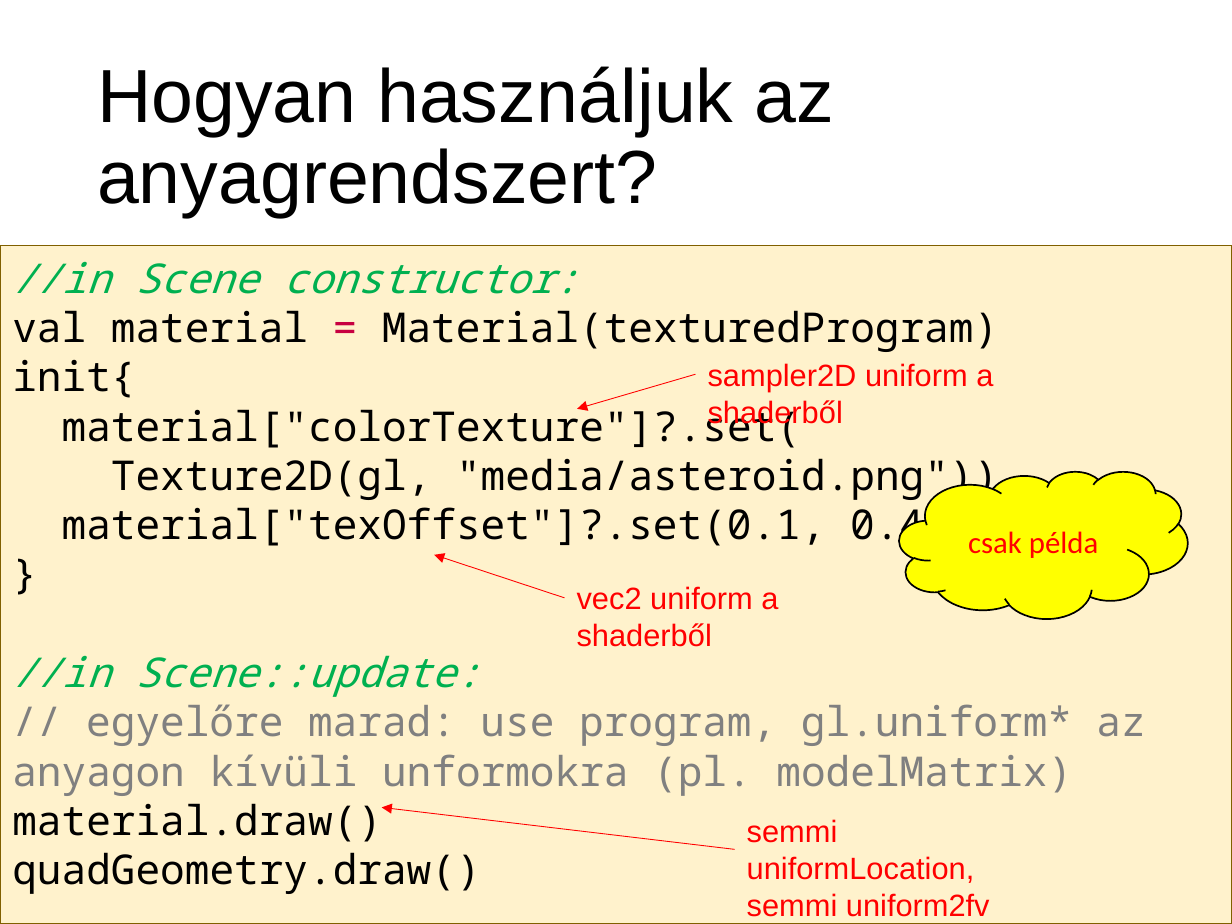
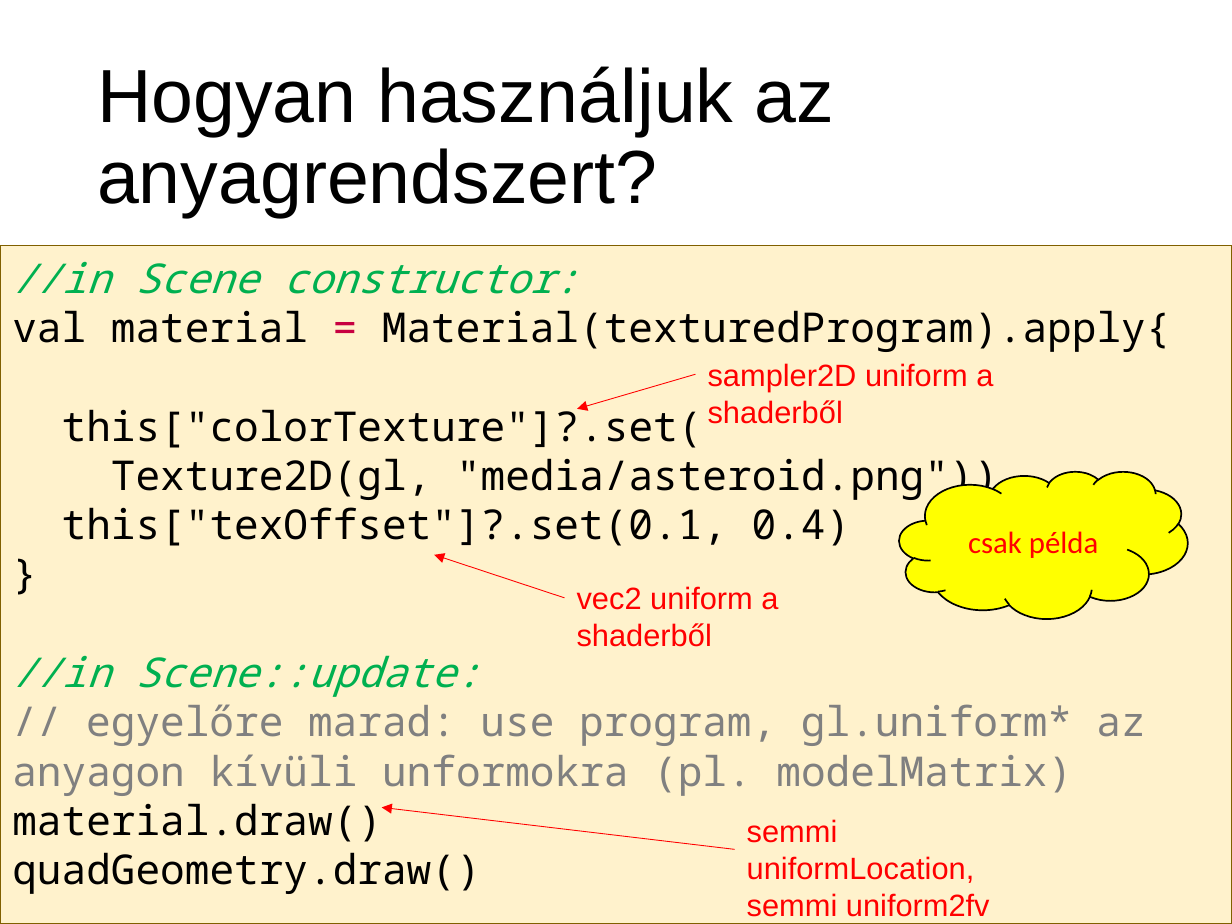
Before and after one commit to szecsi/kogfactory, a slide deck: slide 7 of projects/kog.3gr.020-gom/lab.pptx. Drawn at 1232x924 pixels with LibreOffice and Linux fonts; fonts in the diff are those of the drawing. Boxes give left, top, right and bottom in pixels: in the first picture for what was removed or moved away, otherwise in the second. Text is boxed around its words. In the diff, an @@ line names an element or a change of style, - is before the commit and + after.

```diff
--- a/projects/kog.3gr.020-gom/lab.pptx
+++ b/projects/kog.3gr.020-gom/lab.pptx
@@ text at (x1=12, y1=310, x2=1170, y2=448): text changed @@
-val material = Material(texturedProgram)
-init{
-material["colorTexture"]?.set(
+val material = Material(texturedProgram).apply{
+this["colorTexture"]?.set(
@@ text at (x1=62, y1=507, x2=851, y2=546): text changed @@
-material["texOffset"]?.set(0.1, 0.4)
+this["texOffset"]?.set(0.1, 0.4)
```
Also in this commit, not shown: 4 other slides changed, 5 other files.
